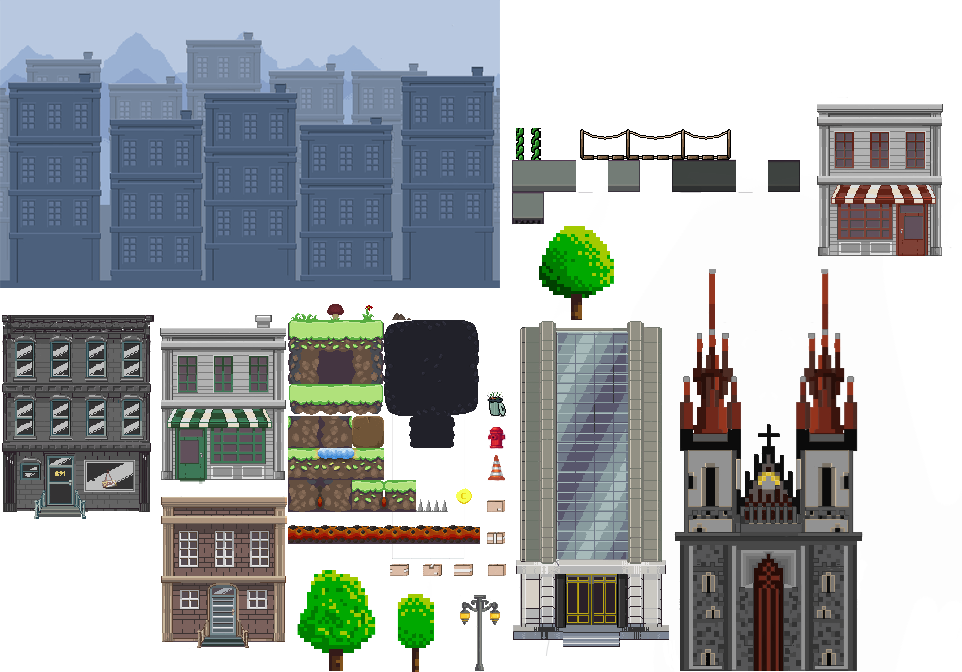
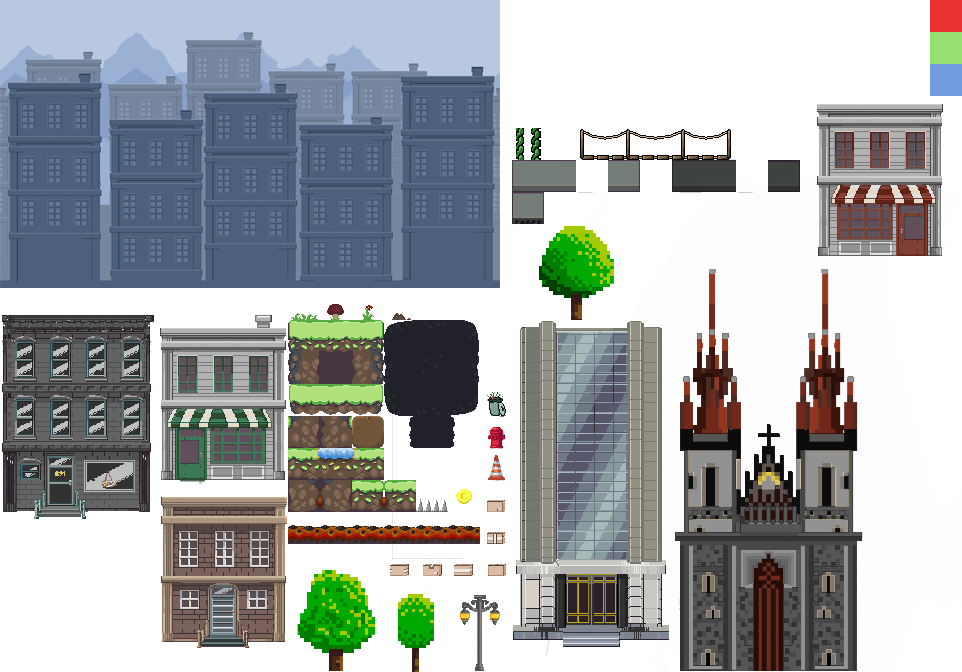
Before/after of a 962x672 layered artwork. What changed in the layer stack:
added layer "ColliderSuelo" above "Capa 8" over [930, 0, 962, 96]
